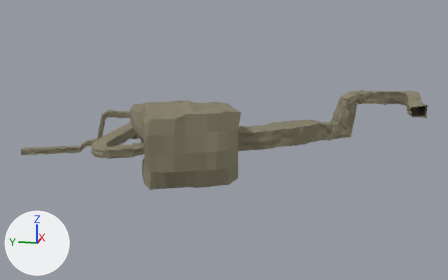
A saved change to the FBX model RollerCoaster/Assets/Assets/Autres/CheminUnity.FBX.
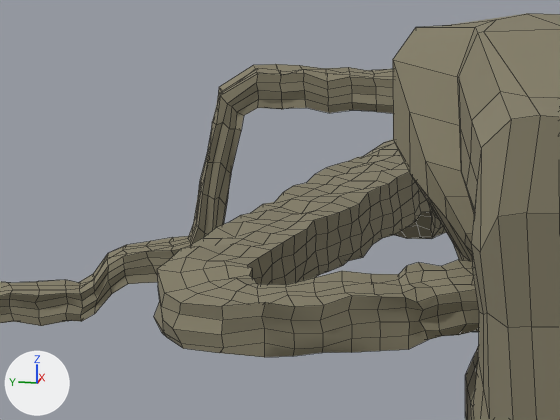
The first picture shows the older version from a 50 mm camera at (-262.9, 28.3, 52.2) aimed at (11.4, 83.2, -16.3). The close-ups show both versions on the part from 15% to 35% of the width and 36% to 60% of the height of that picture; other places that the commit changed are outside them. The lights are fixed; the arrows at lower left show +X, +Y and +Z. The close-ups show mesh edges as thin lines. Where no turn or scale is listed for an object, it has been applied to the vertices.

Names of what the first close-up shows: 'Mine00', 'Mine01', 'Mine03', 'Mine04', 'Mine05', 'Mine07', 'Mine09'.
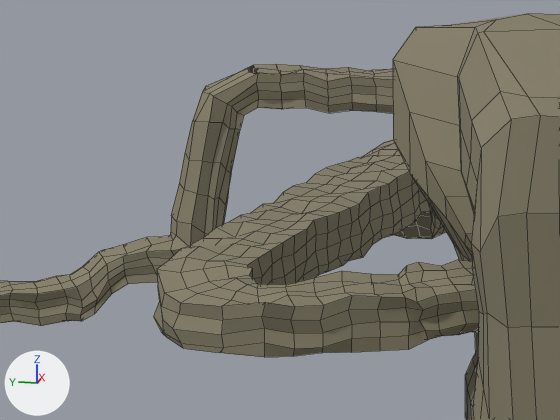
Where the newer file only moved an object's origin or applied its transform, the numbers keep the older frame.

Edits to the bpy script that builds the scene:
```text
Change me_mesh_180:
    where me_mesh_180.from_pydata(...)  # 240 vertices, 224 faces; spans x -8.8..4.8, y -11.4..9.4, z -2.6..2.6
    used by ob_mine07; location = (-29.74, 121.01, -11.93)
    me_mesh_180 part 3: edges marked sharp go from 308 to 430
Change me_mesh_187:
    used by ob_mine03; location = (40.61, 175.47, -31.8)
    remove me_mesh_187.from_pydata(...)  # 176 vertices, 160 faces; spans x -5.4..5.2, y -10.5..10.5, z -3.3..3.3
    add me_mesh_187.from_pydata(...)  # 176 vertices, 160 faces; spans x -5.4..5.2, y -10.5..10.5, z -3.3..3.7
    me_mesh_187 part 2: 45 of 176 vertices moved; they spanned x -1.1..4.9, y -9.5..5.7, z -2.9..3.2 and now span x -1.2..4.8, y -9.5..5.8, z -2.9..3.7; mean shift (0.1, 0.3, 0.3); largest move (3.3, -6.4, 0.2) -> (3.7, -5.4, 1.4)
Change me_mesh_186:
    where me_mesh_186.from_pydata(...)  # 160 vertices, 144 faces; spans x -4.5..4.7, y -6.6..6.7, z -9.5..9.5
    used by ob_mine09; location = (46.12, 160.3, -22.02)
    me_mesh_186 part 1: 40 of 160 vertices moved; they spanned x -2.5..3.5, y -6.0..5.7, z -6.6..9.5 and now span x -2.6..3.5, y -5.4..5.7, z -6.0..9.5; mean shift (-0.1, 0.9, 0.2); largest move (-0.2, -0.5, -4.0) -> (-0.6, 1.8, -3.6)
```

Where the change shows, as pixel boxes [x1, y1, x2, y2] in the close-ups (560 x 420 px; the box of a moved part takes in the faces that stretch with it):
part 1 of me_mesh_186, moved or reshaped
    before: [123, 65, 258, 256]
    after: [123, 65, 257, 256]
part 2 of me_mesh_187, moved or reshaped
    both: [0, 245, 127, 308]
part 3 of me_mesh_180, shading changed
    both: [154, 244, 442, 357]
